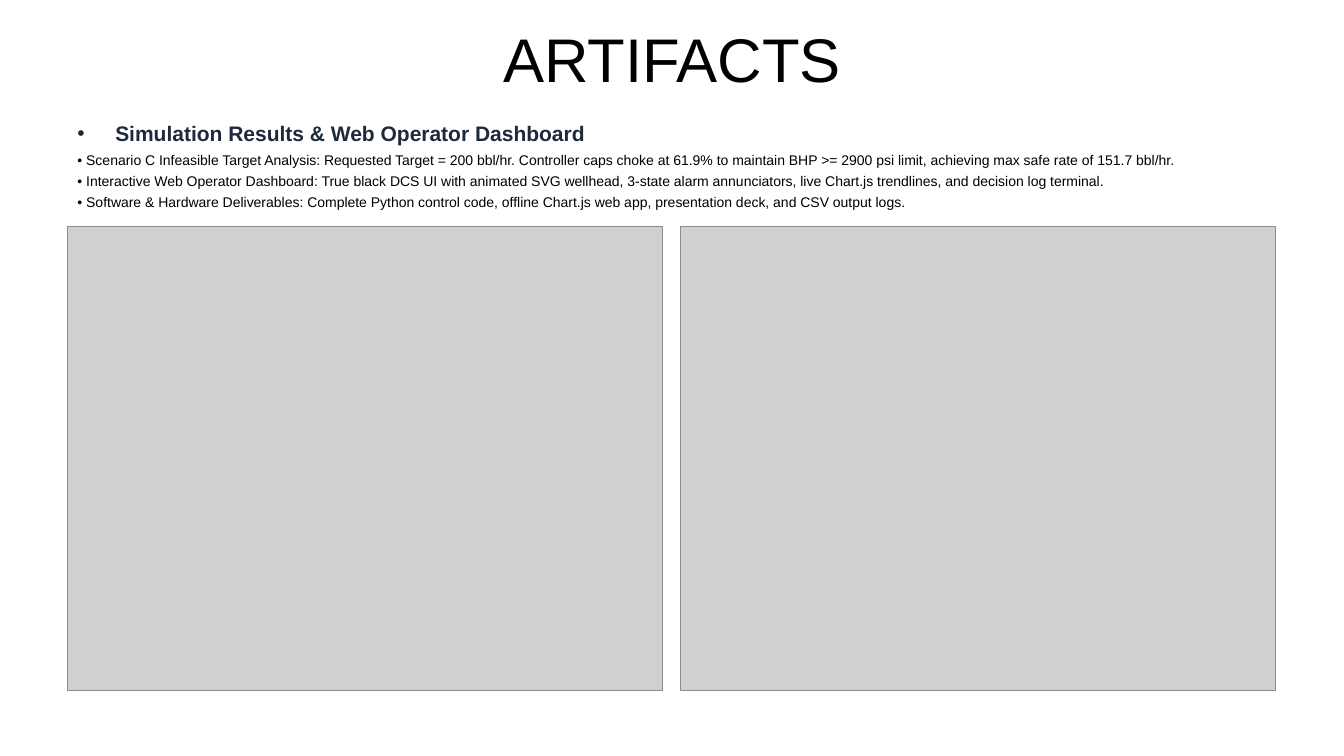
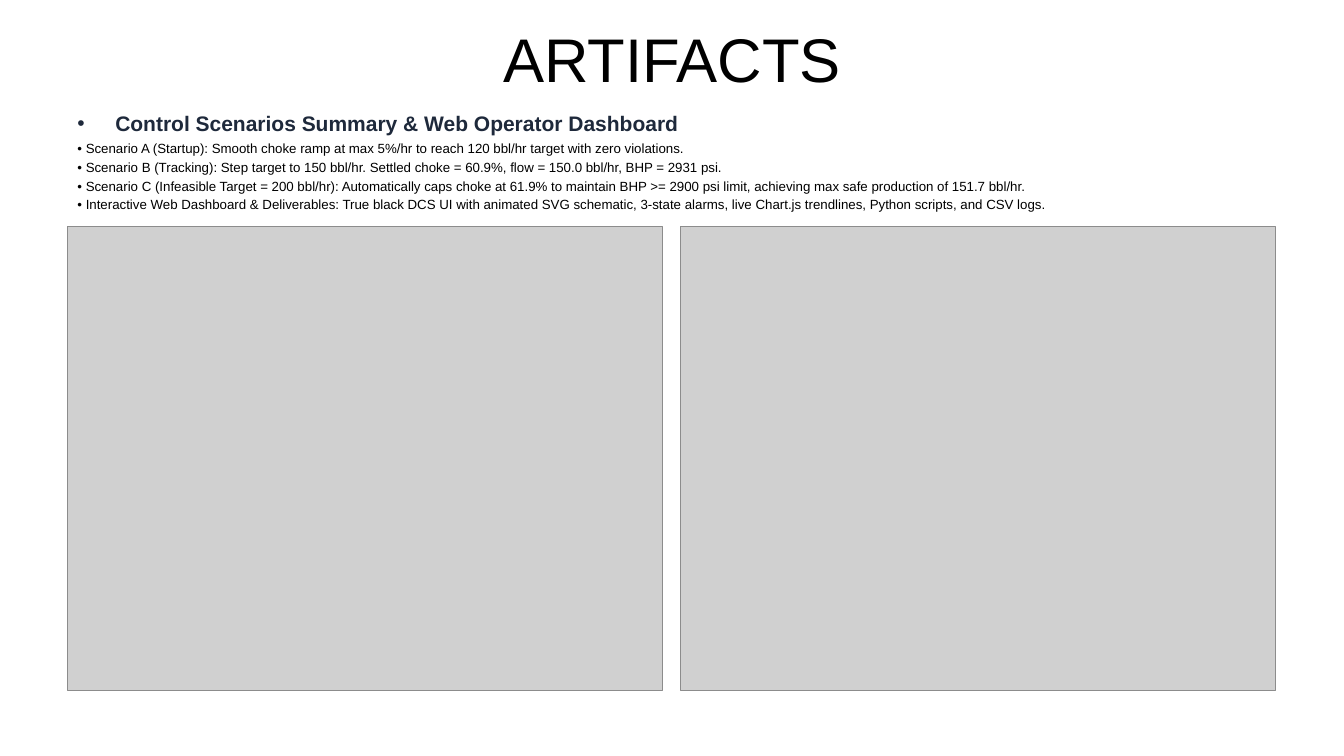
Before and after one commit to Gaurav0405/Autonomous-Choke-Controller, a slide deck: slide 5 of choke_controller_presentation_final.pptx. Drawn at 1344x756 pixels with LibreOffice and Linux fonts; fonts in the diff are those of the drawing; grey boxes stand for pictures. Boxes give left, top, right and bottom in pixels: in the first picture for what was removed or moved away, otherwise in the second. Text is boxed around its words. In the diff, an @@ line names an element or a change of style, - is before the commit and + after.

Commit message:
Update Slide 5 ARTIFACTS text banner to include explicit summaries of Scenarios A, B, C, and Web Operator Dashboard

```diff
--- a/choke_controller_presentation_final.pptx
+++ b/choke_controller_presentation_final.pptx
@@ text at (86,115,1045,212): text changed; size 10 to 9.5 pt @@
-• Simulation Results & Web Operator Dashboard
-• Scenario C Infeasible Target Analysis: Requested Target = 200 bbl/hr. Controller caps choke at 61.9% to maintain BHP >= 2900 psi limit, achieving max safe rate of 151.7 bbl/hr.
-• Interactive Web Operator Dashboard: True black DCS UI with animated SVG wellhead, 3-state alarm annunciators, live Chart.js trendlines, and decision log terminal.
-• Software & Hardware Deliverables: Complete Python control code, offline Chart.js web app, presentation deck, and CSV output logs.
+• Control Scenarios Summary & Web Operator Dashboard
+• Scenario A (Startup): Smooth choke ramp at max 5%/hr to reach 120 bbl/hr target with zero violations.
+• Scenario B (Tracking): Step target to 150 bbl/hr. Settled choke = 60.9%, flow = 150.0 bbl/hr, BHP = 2931 psi.
+• Scenario C (Infeasible Target = 200 bbl/hr): Automatically caps choke at 61.9% to maintain BHP >= 2900 psi limit, achieving max safe production of 151.7 bbl/hr.
+• Interactive Web Dashboard & Deliverables: True black DCS UI with animated SVG schematic, 3-state alarms, live Chart.js trendlines, Python scripts, and CSV logs.
```
Also in this commit, not shown: 4 other slides changed, 1 other file.
